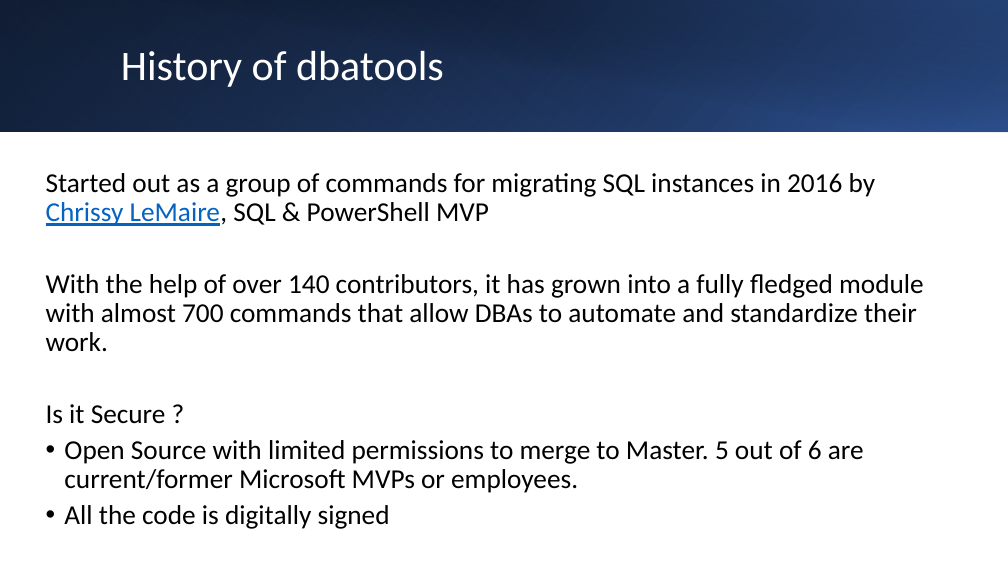
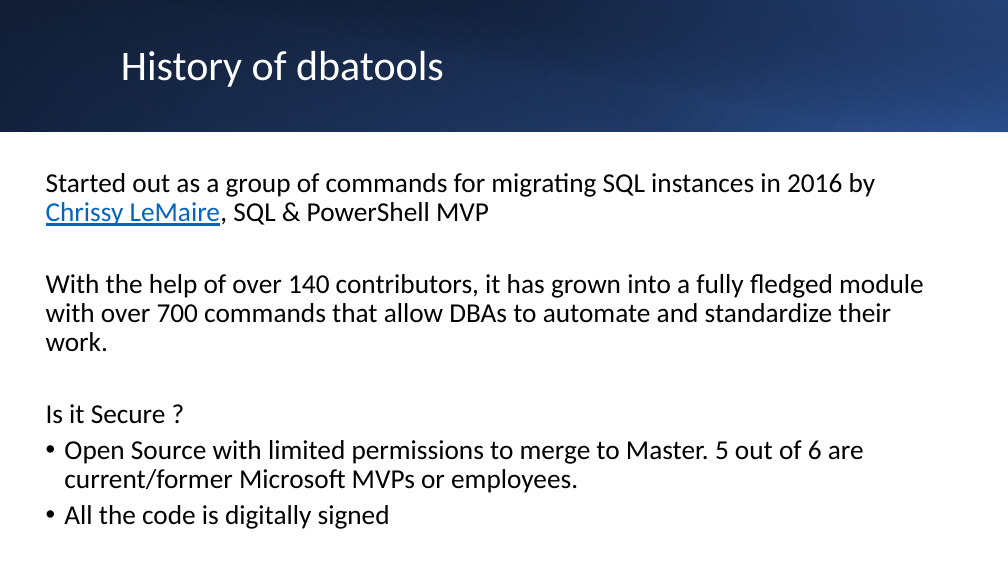
Before and after one commit to TonyWSQL/Presentations, a slide deck: slide 6 of Events/2026/Data Sat - Chicago/Intro to Powershell/Intro to Powershell.pptx (slide 5 before the commit). Drawn at 1008x567 pixels with LibreOffice and Linux fonts; fonts in the diff are those of the drawing. Boxes give left, top, right and bottom in pixels: in the first picture for what was removed or moved away, otherwise in the second. Text is boxed around its words. In the diff, an @@ line names an element or a change of style, - is before the commit and + after.

```diff
--- a/Events/2026/Data Sat - Chicago/Intro to Powershell/Intro to Powershell.pptx
+++ b/Events/2026/Data Sat - Chicago/Intro to Powershell/Intro to Powershell.pptx
@@ text at bbox=[46, 274, 924, 351]: text changed @@
-With the help of over 140 contributors, it has grown into a fully fledged module with almost 700 commands that allow DBAs to automate and standardize their work.
+With the help of over 140 contributors, it has grown into a fully fledged module with over 700 commands that allow DBAs to automate and standardize their work.
```
Also in this commit, not shown: 1 other slide changed, 1 slide added, 8 other files.
